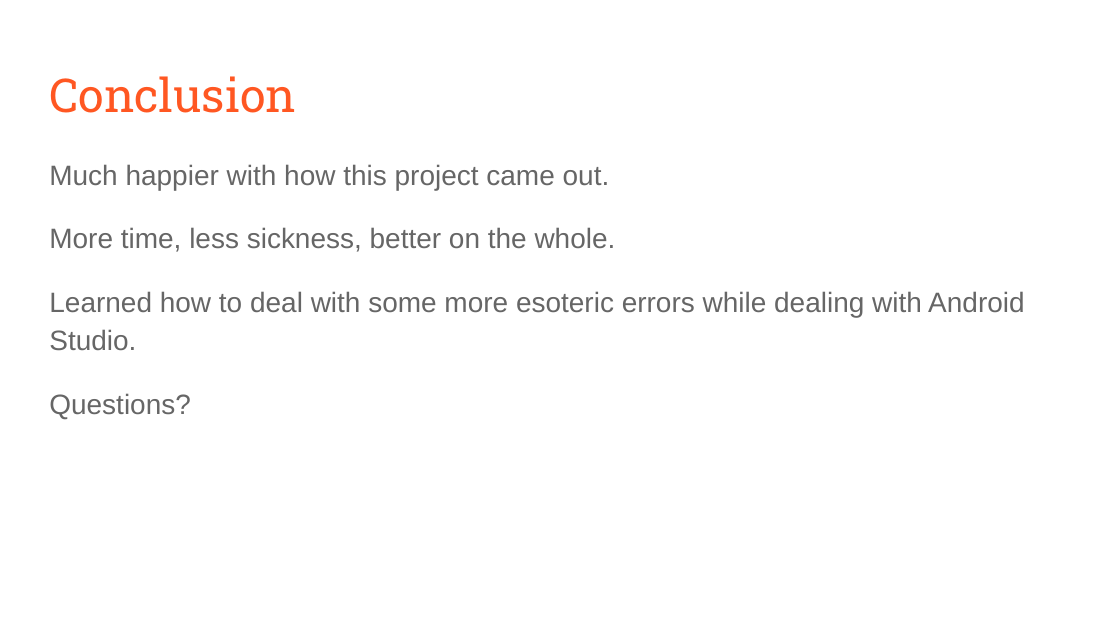
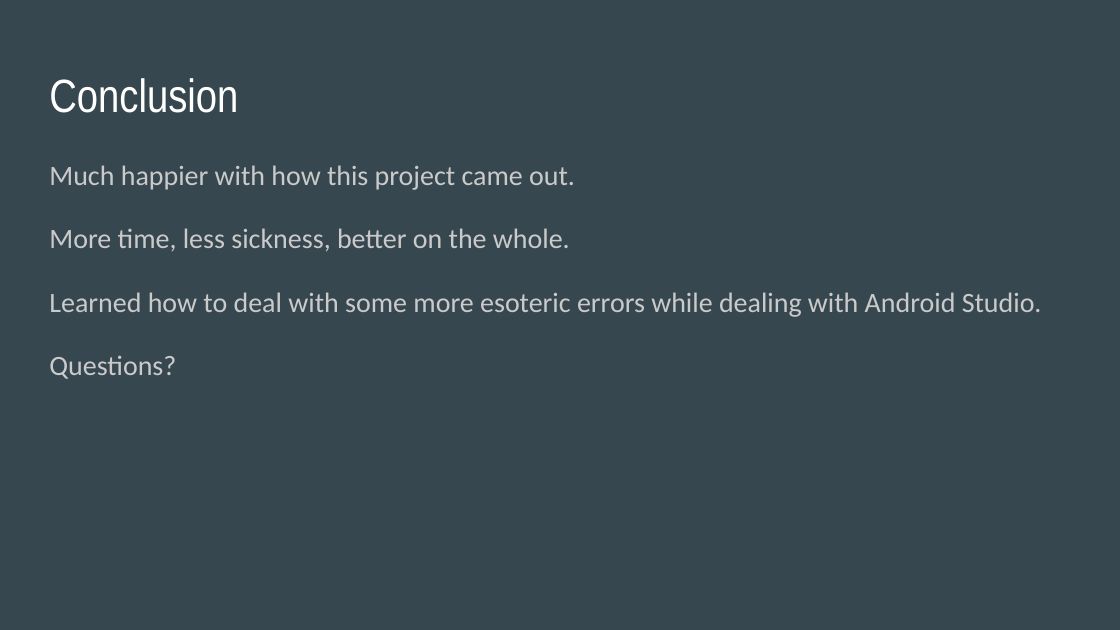
Before and after one commit to Wordybird/codeclanproject2, a slide deck: slide 10 of presentation/To-Do List Presentation.pptx. Drawn at 1120x630 pixels with LibreOffice and Linux fonts; fonts in the diff are those of the drawing. Boxes give left, top, right and bottom in pixels: in the first picture for what was removed or moved away, otherwise in the second. Text is boxed around its words. In the diff, an @@ line names an element or a change of style, - is before the commit and + after.

Commit message:
Changed theme of presentation's background, downloaded new version to match.

```diff
--- a/presentation/To-Do List Presentation.pptx
+++ b/presentation/To-Do List Presentation.pptx
@@ background #FFFFFF to #37474F @@
@@ title "Conclusion" at box(49, 78, 238, 113): font Roboto Slab to Arial Narrow, text colour #FF5722 to #FFFFFF @@
@@ text "Much happier with how this ..." at box(49, 165, 1042, 379): font Arial to Calibri, text colour #666666 to #CACACA @@
```
Also in this commit, not shown: 9 other slides changed.
